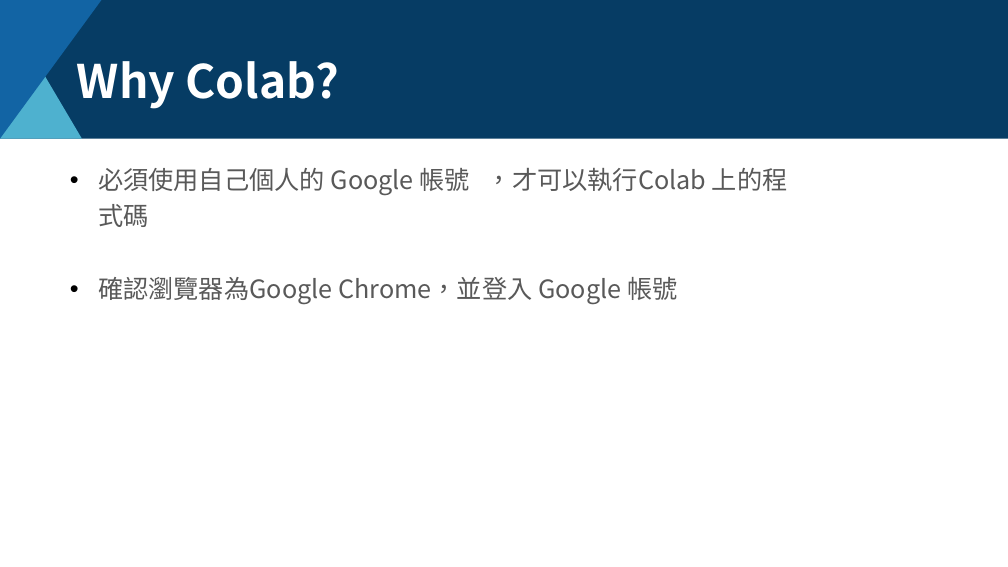
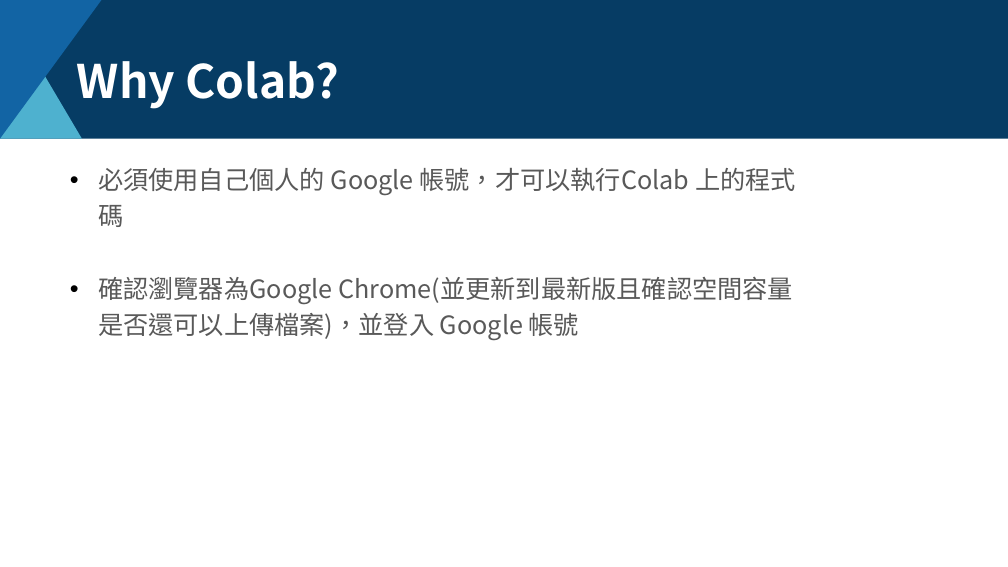
Before and after one commit to KevinChuo/AI_Training_Program, a slide deck: slide 5 of Preview教學/Colab教學.pptx. Drawn at 1008x567 pixels with LibreOffice and Linux fonts; fonts in the diff are those of the drawing; background and template pictures are left out. Boxes give left, top, right and bottom in pixels: in the first picture for what was removed or moved away, otherwise in the second. Text is boxed around its words. In the diff, an @@ line names an element or a change of style, - is before the commit and + after.

```diff
--- a/Preview教學/Colab教學.pptx
+++ b/Preview教學/Colab教學.pptx
@@ text at [98, 168, 796, 341]: text changed @@
-• 必須使用自己個人的 Google 帳號 ，才可以執行Colab 上的程式碼
-• 確認瀏覽器為Google Chrome，並登入 Google 帳號
+• 必須使用自己個人的 Google 帳號，才可以執行Colab 上的程式碼
+• 確認瀏覽器為Google Chrome(並更新到最新版且確認空間容量是否還可以上傳檔案)，並登入 Google 帳號
```
Also in this commit, not shown: 5 slides added, 1 slide removed, 6 other files.
